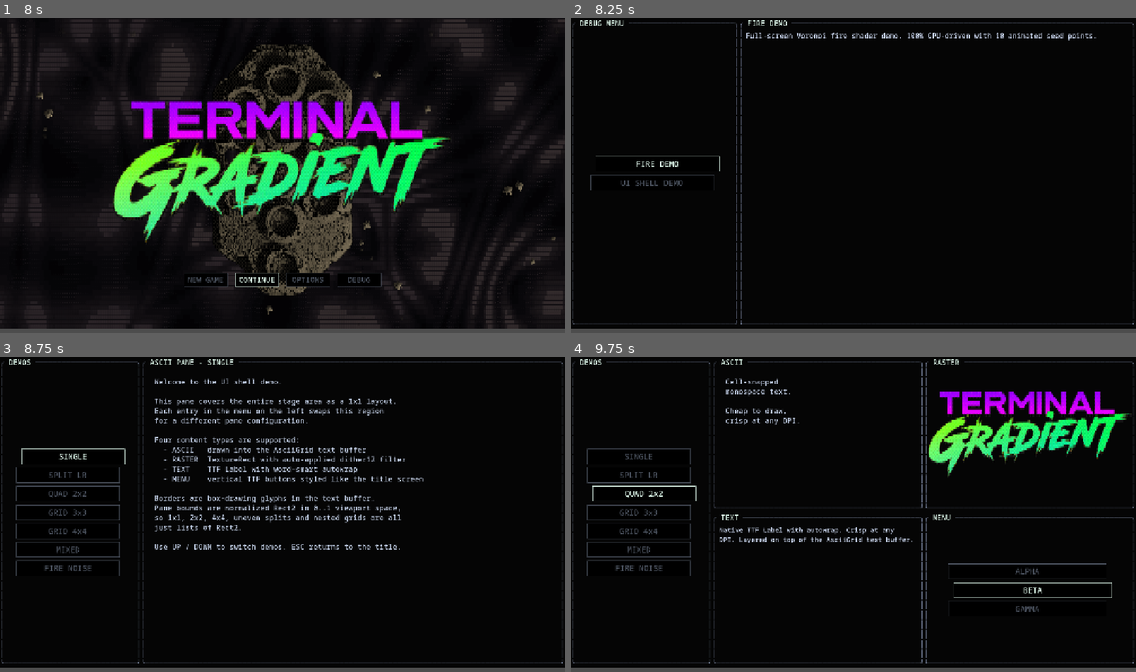
Above: before the commit, frames 1-4 (two rows, left to right).
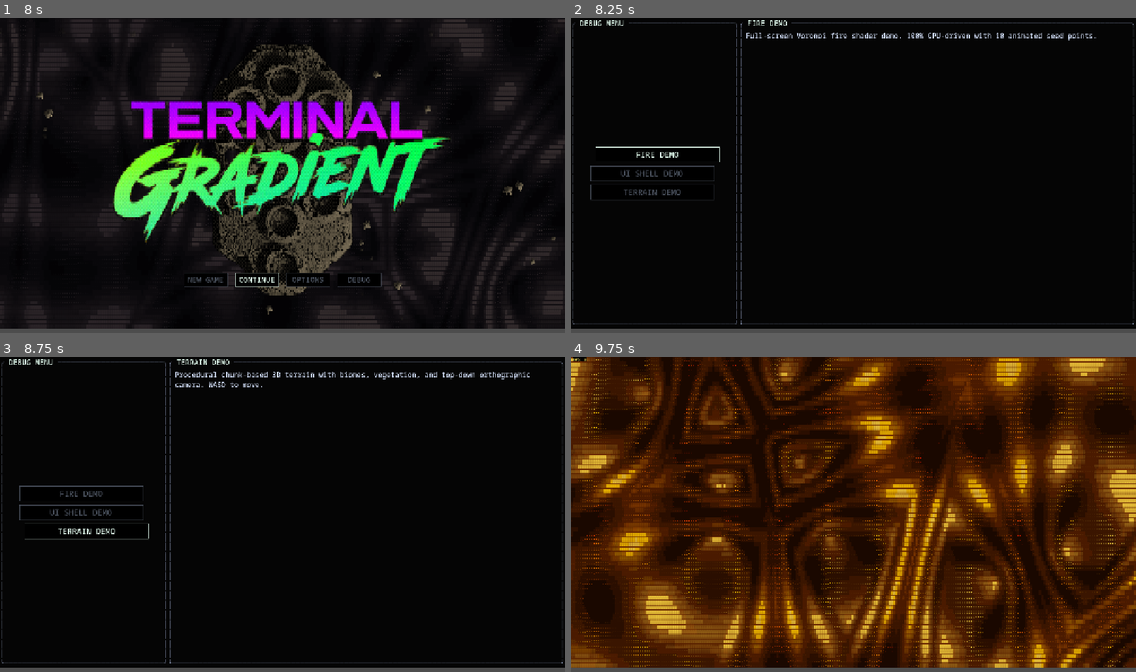
Above: after the commit, the same moments.

Repository: verdictzero/azet
Game: Godot game, scene res://rendering/ascii_grid.tscn
Same seed, same stepped clock (60 frames per second), same inputs: the game is played once before the commit and once after it.
Inputs:
- Up to frame 1 (8 s): hold Right (move_right) 0.53-1.28 s; tap C (character) every 2.25 s from 0.6 to 7.35 s; hold Down (move_down) 1.28-2.03 s; tap Space (interact) at 1.35, 3.6, 5.85 s; hold Right (move_right) 2.03-2.78 s; tap Q (quest_log) at 2.1, 4.35, 6.6 s; hold Up (move_up) 2.78-3.53 s; hold Left (move_left) 3.53-5.03 s; tap Escape (cancel) at 4.15 s; tap M (map) at 4.9 s; hold Down (move_down) 5.03-5.78 s; hold Right (move_right) 5.78-6.53 s; hold Up (move_up) 6.53-7.28 s; hold Right (move_right) from 7.28 s (still down)
- Up to frame 2 (8.25 s): release Right (move_right) at 8.03 s; hold Down (move_down) from 8.03 s (still down); tap Space (interact) at 8.1 s
- Up to frame 3 (8.75 s): keep holding Down (move_down)
- Up to frame 4 (9.75 s): release Down (move_down) at 8.78 s; hold Left (move_left) 8.78-9.53 s; tap Q (quest_log) at 8.85 s; tap Enter at 9.5 s; hold Up (move_up) from 9.53 s (still down); tap C (character) at 9.6 s

Frame 1 is identical in both runs. In frame 2, 0.7% of the frame differs, in the area x 3-27%, y 40-58%; in frame 3, 6.1%; in frame 4, 87%, in the area x 0-100%, y 0-99%.

Commit message:
Add procedural 3D terrain demo to debug menu
- TerrainMesher: non-indexed mesh with explicit normals and UVs
- TerrainPlayer: CharacterBody3D with WASD movement, height snapping
- TerrainDemoScreen: SubViewport-based 3D terrain with biome-colored
  noise textures, vegetation, low-angle directional shadows, raster
  dither post-process, orthographic top-down camera
- Three biomes: grassland, desert, highlands with distinct palettes
- Accessible from debug menu as TERRAIN DEMO entry
- Input bleed fix: clear actions on transition end

Co-Authored-By: Claude Opus 4.6 (1M context) <noreply@anthropic.com>

Diff:
--- a/terminal_gradient/autoloads/game_manager.gd
+++ b/terminal_gradient/autoloads/game_manager.gd
@@ -42,6 +42,7 @@
 	FIRE_DEMO,
 	TITLE_SCREEN,
 	UI_SHELL_DEMO,
+	TERRAIN_DEMO,
 }
 
 var current_state: State = State.PREAMBLE
@@ -78,6 +79,7 @@
 	ui_manager.register_screen(State.TITLE_SCREEN, TitleScreen.new(ascii_grid))
 	ui_manager.register_screen(State.UI_SHELL_DEMO, UIShellDemoScreen.new(ascii_grid))
 	ui_manager.register_screen(State.DEBUG_MENU, DebugMenuScreen.new(ascii_grid))
+	ui_manager.register_screen(State.TERRAIN_DEMO, TerrainDemoScreen.new(ascii_grid))
 
 	# Start at title screen
 	set_state(State.TITLE_SCREEN)
@@ -119,6 +121,7 @@
 		if transition_timer <= 0.0:
 			transition_timer = 0.0
 			_transitioning = false
+			InputMgr.clear_actions()
 			EventBus.transition_completed.emit()
 
 	# Process input (skip during transitions)
@@ -178,6 +181,8 @@
 			set_state(State.DEBUG_MENU)
 		"open_fire_demo":
 			set_state(State.FIRE_DEMO)
+		"open_terrain_demo":
+			set_state(State.TERRAIN_DEMO)
 		"goto_title":
 			set_state(State.TITLE_SCREEN)
 		_:
--- /dev/null
+++ b/terminal_gradient/terrain/terrain_mesher.gd
@@ -0,0 +1,142 @@
+class_name TerrainMesher
+extends RefCounted
+## Static mesh builders for terrain chunks and vegetation.
+
+const CHUNK_SIZE: float = 64.0
+const CHUNK_VERTS: int = 33
+
+
+static func build_chunk_mesh(chunk_x: int, chunk_z: int, noise: FastNoiseLite, height_scale: float) -> ArrayMesh:
+	var st := SurfaceTool.new()
+	st.begin(Mesh.PRIMITIVE_TRIANGLES)
+	var step: float = CHUNK_SIZE / float(CHUNK_VERTS - 1)
+	var ox: float = float(chunk_x) * CHUNK_SIZE
+	var oz: float = float(chunk_z) * CHUNK_SIZE
+	var up := Vector3(0.0, 1.0, 0.0)
+
+	for row in range(CHUNK_VERTS - 1):
+		for col in range(CHUNK_VERTS - 1):
+			var x0: float = ox + float(col) * step
+			var x1: float = x0 + step
+			var z0: float = oz + float(row) * step
+			var z1: float = z0 + step
+
+			var tl := Vector3(x0, noise.get_noise_2d(x0, z0) * height_scale, z0)
+			var tr := Vector3(x1, noise.get_noise_2d(x1, z0) * height_scale, z0)
+			var bl := Vector3(x0, noise.get_noise_2d(x0, z1) * height_scale, z1)
+			var br := Vector3(x1, noise.get_noise_2d(x1, z1) * height_scale, z1)
+
+			# Triangle 1: tl → tr → bl (CCW from above)
+			st.set_normal(up); st.set_uv(Vector2(x0 * 0.02, z0 * 0.02)); st.add_vertex(tl)
+			st.set_normal(up); st.set_uv(Vector2(x1 * 0.02, z0 * 0.02)); st.add_vertex(tr)
+			st.set_normal(up); st.set_uv(Vector2(x0 * 0.02, z1 * 0.02)); st.add_vertex(bl)
+
+			# Triangle 2: tr → br → bl (CCW from above)
+			st.set_normal(up); st.set_uv(Vector2(x1 * 0.02, z0 * 0.02)); st.add_vertex(tr)
+			st.set_normal(up); st.set_uv(Vector2(x1 * 0.02, z1 * 0.02)); st.add_vertex(br)
+			st.set_normal(up); st.set_uv(Vector2(x0 * 0.02, z1 * 0.02)); st.add_vertex(bl)
+
+	return st.commit()
+
+
+# ── Vegetation builders ────────────────────────────
+
+static func build_grass_tuft(rng: RandomNumberGenerator) -> Node3D:
+	var g := Node3D.new()
+	var m: StandardMaterial3D = _vmat(Color("#6aaa50"))
+	m.cull_mode = BaseMaterial3D.CULL_DISABLED
+	for i in range(3):
+		var mi := MeshInstance3D.new()
+		var q := QuadMesh.new(); q.size = Vector2(0.4, 0.6)
+		mi.mesh = q; mi.material_override = m
+		mi.rotation_degrees.y = float(i) * 60.0; mi.position.y = 0.3
+		g.add_child(mi)
+	var s: float = 0.8 + rng.randf() * 0.4
+	g.scale = Vector3(s, s, s)
+	return g
+
+
+static func build_oak_tree(rng: RandomNumberGenerator) -> Node3D:
+	var g := Node3D.new()
+	var trunk_mi := MeshInstance3D.new()
+	var trunk := CylinderMesh.new()
+	trunk.top_radius = 0.3; trunk.bottom_radius = 0.3; trunk.height = 2.5
+	trunk_mi.mesh = trunk; trunk_mi.material_override = _vmat(Color("#5c3d1e"))
+	trunk_mi.position.y = 1.25; g.add_child(trunk_mi)
+	var canopy_mi := MeshInstance3D.new()
+	var canopy := SphereMesh.new(); canopy.radius = 2.0; canopy.height = 4.0
+	canopy_mi.mesh = canopy; canopy_mi.material_override = _vmat(Color("#2d6e1f"))
+	canopy_mi.position.y = 3.5; g.add_child(canopy_mi)
+	var s: float = 0.7 + rng.randf() * 0.6
+	g.scale = Vector3(s, s, s)
+	return g
+
+
+static func build_cactus(rng: RandomNumberGenerator) -> Node3D:
+	var g := Node3D.new()
+	var m: StandardMaterial3D = _vmat(Color("#4f7a3a"))
+	var body_mi := MeshInstance3D.new()
+	var body := CylinderMesh.new()
+	body.top_radius = 0.35; body.bottom_radius = 0.35; body.height = 3.0
+	body_mi.mesh = body; body_mi.material_override = m; body_mi.position.y = 1.5
+	g.add_child(body_mi)
+	for side in [-1.0, 1.0]:
+		var arm_mi := MeshInstance3D.new()
+		var arm := CylinderMesh.new()
+		arm.top_radius = 0.2; arm.bottom_radius = 0.2; arm.height = 1.2
+		arm_mi.mesh = arm; arm_mi.material_override = m
+		arm_mi.position = Vector3(side * 0.5, 2.0, 0.0)
+		arm_mi.rotation_degrees.z = side * -45.0
+		g.add_child(arm_mi)
+	var s: float = 0.8 + rng.randf() * 0.4
+	g.scale = Vector3(s, s, s)
+	return g
+
+
+static func build_dry_shrub(rng: RandomNumberGenerator) -> Node3D:
+	var g := Node3D.new()
+	var mi := MeshInstance3D.new()
+	var sp := SphereMesh.new(); sp.radius = 0.6; sp.height = 1.2
+	mi.mesh = sp; mi.material_override = _vmat(Color("#8a7a45"))
+	mi.position.y = 0.3; mi.scale = Vector3(1.0, 0.6, 1.0)
+	g.add_child(mi)
+	var s: float = 0.7 + rng.randf() * 0.6
+	g.scale = Vector3(s, s, s)
+	return g
+
+
+static func build_pine_tree(rng: RandomNumberGenerator) -> Node3D:
+	var g := Node3D.new()
+	var trunk_mi := MeshInstance3D.new()
+	var trunk := CylinderMesh.new()
+	trunk.top_radius = 0.2; trunk.bottom_radius = 0.25; trunk.height = 3.0
+	trunk_mi.mesh = trunk; trunk_mi.material_override = _vmat(Color("#5c3d1e"))
+	trunk_mi.position.y = 1.5; g.add_child(trunk_mi)
+	var lm: StandardMaterial3D = _vmat(Color("#1a4d1a"))
+	for i in range(3):
+		var cone_mi := MeshInstance3D.new()
+		var cone := CylinderMesh.new()
+		cone.top_radius = 0.0; cone.bottom_radius = 1.8 - float(i) * 0.4; cone.height = 2.0
+		cone_mi.mesh = cone; cone_mi.material_override = lm
+		cone_mi.position.y = 2.5 + float(i) * 1.2; g.add_child(cone_mi)
+	var s: float = 0.7 + rng.randf() * 0.6
+	g.scale = Vector3(s, s, s)
+	return g
+
+
+static func build_alpine_shrub(rng: RandomNumberGenerator) -> Node3D:
+	var g := Node3D.new()
+	var mi := MeshInstance3D.new()
+	var sp := SphereMesh.new(); sp.radius = 0.45; sp.height = 0.9
+	mi.mesh = sp; mi.material_override = _vmat(Color("#5a6e4a"))
+	mi.position.y = 0.25
+	mi.scale = Vector3(1.0 + rng.randf() * 0.3, 0.7 + rng.randf() * 0.3, 1.0 + rng.randf() * 0.3)
+	g.add_child(mi)
+	return g
+
+
+static func _vmat(color: Color) -> StandardMaterial3D:
+	var mat := StandardMaterial3D.new()
+	mat.albedo_color = color
+	mat.shading_mode = BaseMaterial3D.SHADING_MODE_PER_VERTEX
+	return mat
--- /dev/null
+++ b/terminal_gradient/terrain/terrain_player.gd
@@ -0,0 +1,72 @@
+extends CharacterBody3D
+## Terrain demo player. Reads input directly for continuous movement.
+
+var height_noise: FastNoiseLite
+var biome_noise: FastNoiseLite
+var move_speed: float = 10.0
+
+
+func _ready() -> void:
+	_build_mesh()
+
+
+func _physics_process(delta: float) -> void:
+	var mx: float = Input.get_axis("move_left", "move_right")
+	var mz: float = Input.get_axis("move_up", "move_down")
+	var dir := Vector3(mx, 0.0, mz).normalized()
+	velocity.x = dir.x * move_speed
+	velocity.z = dir.z * move_speed
+	velocity.y = 0.0
+	move_and_slide()
+	if height_noise and biome_noise:
+		position.y = _height_at(position.x, position.z) + 0.9
+	if dir.length() > 0.01:
+		var mesh: Node3D = get_node_or_null("PlayerMesh")
+		if mesh:
+			var tb := Basis.looking_at(dir, Vector3.UP)
+			mesh.basis = mesh.basis.slerp(tb, 10.0 * delta)
+
+
+func _height_at(wx: float, wz: float) -> float:
+	var val: float = biome_noise.get_noise_2d(wx, wz)
+	var hs: float = 8.0
+	if val < -0.33: hs = 5.0
+	elif val >= 0.33: hs = 22.0
+	return height_noise.get_noise_2d(wx, wz) * hs
+
+
+func _build_mesh() -> void:
+	var root := Node3D.new()
+	root.name = "PlayerMesh"
+	add_child(root)
+	_box(root, Vector3(0.6, 0.9, 0.3), Vector3(0, 0.85, 0), Color("#3a6fbf"))
+	_box(root, Vector3(0.45, 0.45, 0.45), Vector3(0, 1.55, 0), Color("#f5c07a"))
+	for side in [-1.0, 1.0]:
+		var mi := MeshInstance3D.new()
+		var arm := CylinderMesh.new()
+		arm.top_radius = 0.1; arm.bottom_radius = 0.1; arm.height = 0.7
+		mi.mesh = arm; mi.material_override = _mat(Color("#3a6fbf"))
+		mi.position = Vector3(side * 0.42, 0.9, 0.0)
+		mi.rotation_degrees.z = side * -10.0
+		root.add_child(mi)
+	for side in [-1.0, 1.0]:
+		var mi := MeshInstance3D.new()
+		var leg := CylinderMesh.new()
+		leg.top_radius = 0.12; leg.bottom_radius = 0.12; leg.height = 0.75
+		mi.mesh = leg; mi.material_override = _mat(Color("#2a2a4a"))
+		mi.position = Vector3(side * 0.18, 0.25, 0.0)
+		root.add_child(mi)
+
+
+func _box(parent: Node3D, size: Vector3, pos: Vector3, color: Color) -> void:
+	var mi := MeshInstance3D.new()
+	var b := BoxMesh.new(); b.size = size
+	mi.mesh = b; mi.material_override = _mat(color); mi.position = pos
+	parent.add_child(mi)
+
+
+func _mat(color: Color) -> StandardMaterial3D:
+	var m := StandardMaterial3D.new()
+	m.albedo_color = color
+	m.shading_mode = BaseMaterial3D.SHADING_MODE_PER_VERTEX
+	return m
--- a/terminal_gradient/ui/screens/debug_menu_screen.gd
+++ b/terminal_gradient/ui/screens/debug_menu_screen.gd
@@ -4,16 +4,17 @@
 ## Stub items that have no screen yet trigger a violent shake + red flash.
 
 const MENU_ITEMS: Array[String] = [
-	"FIRE DEMO", "UI SHELL DEMO",
+	"FIRE DEMO", "UI SHELL DEMO", "TERRAIN DEMO",
 ]
 
 const MENU_ACTIONS: Array[String] = [
-	"open_fire_demo", "ui_shell_demo",
+	"open_fire_demo", "ui_shell_demo", "open_terrain_demo",
 ]
 
 const MENU_DESCRIPTIONS: Array[String] = [
 	"Full-screen Voronoi fire shader demo. 100% GPU-driven with 10 animated seed points.",
 	"UIShell pane layout demo. Exercises every content type: ASCII, raster, text, menu, fire.",
+	"Procedural chunk-based 3D terrain with biomes, vegetation, and top-down orthographic camera. WASD to move.",
 ]
 
 var _shell: UIShell
--- /dev/null
+++ b/terminal_gradient/ui/screens/terrain_demo_screen.gd
@@ -0,0 +1,305 @@
+class_name TerrainDemoScreen
+extends BaseScreen
+## Procedural chunk-based 3D terrain rendered inside a SubViewport.
+## Displays as a fullscreen texture over the AsciiGrid.
+
+const CHUNK_SIZE: float = 64.0
+const RENDER_DISTANCE: int = 3
+const CAM_LERP: float = 0.1
+const ORTHO_SIZE: float = 80.0
+
+enum Biome { GRASSLAND, DESERT, HIGHLANDS }
+
+const BIOME_CONFIG := {
+	Biome.GRASSLAND: {"color_a": Color("#3a6630"), "color_b": Color("#5a9848"), "color_peak": Color("#7ac060"), "height_scale": 8.0, "plants": ["grass_tuft", "oak_tree"], "density": 25},
+	Biome.DESERT:    {"color_a": Color("#b89850"), "color_b": Color("#8a7040"), "color_peak": Color("#d8c890"), "height_scale": 5.0, "plants": ["cactus", "dry_shrub"], "density": 15},
+	Biome.HIGHLANDS: {"color_a": Color("#585850"), "color_b": Color("#484038"), "color_peak": Color("#908878"), "height_scale": 22.0, "plants": ["pine_tree", "alpine_shrub"], "density": 18},
+}
+
+const PaneRasterShader: Shader = preload("res://assets/shaders/pane_raster.gdshader")
+
+var _biome_textures: Dictionary = {}
+
+var _viewport: SubViewport
+var _texture_rect: TextureRect
+var _camera: Camera3D
+var _player: CharacterBody3D
+var _chunk_container: Node3D
+var _active_chunks: Dictionary = {}
+var _height_noise: FastNoiseLite
+var _biome_noise: FastNoiseLite
+var _hud_label: Label
+
+
+func _init(ascii_grid: AsciiGrid) -> void:
+	super._init(ascii_grid)
+	_height_noise = FastNoiseLite.new()
+	_height_noise.seed = 42
+	_height_noise.fractal_type = FastNoiseLite.FRACTAL_FBM
+	_height_noise.fractal_octaves = 4
+	_height_noise.frequency = 0.004
+	_height_noise.fractal_gain = 0.5
+	_biome_noise = FastNoiseLite.new()
+	_biome_noise.seed = 42
+	_biome_noise.fractal_type = FastNoiseLite.FRACTAL_NONE
+	_biome_noise.frequency = 0.0015
+	# Bake per-biome noise textures synchronously (guaranteed ready)
+	for biome in Biome.values():
+		_biome_textures[biome] = _bake_biome_texture(BIOME_CONFIG[biome])
+
+
+func on_enter(context: Dictionary = {}) -> void:
+	super.on_enter(context)
+	_build_world()
+
+
+func on_exit() -> void:
+	_cleanup()
+	super.on_exit()
+
+
+func handle_input(action: String) -> void:
+	if action == "cancel":
+		request_action("goto_debug_menu")
+
+
+func draw(cols: int, rows: int) -> void:
+	grid.fill_region(0, 0, cols, rows, " ", Color.BLACK, Color.BLACK)
+	_update_chunks()
+	_update_camera()
+	if _player and _hud_label:
+		var px: float = _player.global_position.x
+		var pz: float = _player.global_position.z
+		var cx: int = int(floor(px / CHUNK_SIZE))
+		var cz: int = int(floor(pz / CHUNK_SIZE))
+		_hud_label.text = "Chunk (%d,%d)  %s  %d chunks  [ESC] Back" % [
+			cx, cz, Biome.keys()[_get_biome(px, pz)], _active_chunks.size()]
+
+
+# ── World setup ────────────────────────────────────
+
+func _build_world() -> void:
+	var full_w: int = grid.cols * grid.cell_width
+	var full_h: int = grid.rows * grid.cell_height
+	# Render at half resolution for the chunky pixel look
+	_viewport = SubViewport.new()
+	_viewport.render_target_update_mode = SubViewport.UPDATE_ALWAYS
+	_viewport.handle_input_locally = false
+	_viewport.transparent_bg = false
+	_viewport.size = Vector2i(full_w / 2, full_h / 2)
+	grid.add_child(_viewport)
+
+	var scene := Node3D.new()
+	scene.name = "TerrainScene"
+	_viewport.add_child(scene)
+
+	var world_env := WorldEnvironment.new()
+	var env := Environment.new()
+	env.ambient_light_color = Color("#888888")
+	env.ambient_light_energy = 0.7
+	env.background_mode = Environment.BG_COLOR
+	env.background_color = Color("#1a1a2e")
+	world_env.environment = env
+	scene.add_child(world_env)
+
+	# Low sun for long shadows
+	var light := DirectionalLight3D.new()
+	light.rotation_degrees = Vector3(-20, 45, 0)
+	light.light_energy = 1.3
+	light.light_color = Color("#fff4e0")
+	light.shadow_enabled = true
+	light.directional_shadow_mode = DirectionalLight3D.SHADOW_ORTHOGONAL
+	light.directional_shadow_max_distance = 120.0
+	light.shadow_bias = 0.15
+	light.shadow_normal_bias = 2.0
+	scene.add_child(light)
+
+	_chunk_container = Node3D.new()
+	_chunk_container.name = "Chunks"
+	scene.add_child(_chunk_container)
+
+	# Player
+	_player = CharacterBody3D.new()
+	_player.name = "Player"
+	_player.set_script(preload("res://terrain/terrain_player.gd"))
+	var col := CollisionShape3D.new()
+	var cap := CapsuleShape3D.new()
+	cap.radius = 0.4; cap.height = 1.8
+	col.shape = cap
+	_player.add_child(col)
+	scene.add_child(_player)
+	_player.height_noise = _height_noise
+	_player.biome_noise = _biome_noise
+
+	# Camera
+	_camera = Camera3D.new()
+	_camera.projection = Camera3D.PROJECTION_ORTHOGONAL
+	_camera.size = ORTHO_SIZE
+	_camera.near = 1.0; _camera.far = 200.0
+	_camera.current = true
+	scene.add_child(_camera)
+
+	# Viewport texture display with raster dither shader
+	_texture_rect = TextureRect.new()
+	_texture_rect.texture = _viewport.get_texture()
+	_texture_rect.texture_filter = CanvasItem.TEXTURE_FILTER_NEAREST
+	_texture_rect.position = Vector2.ZERO
+	_texture_rect.size = Vector2(full_w, full_h)
+	_texture_rect.stretch_mode = TextureRect.STRETCH_SCALE
+	_texture_rect.mouse_filter = Control.MOUSE_FILTER_IGNORE
+	var raster_mat := ShaderMaterial.new()
+	raster_mat.shader = PaneRasterShader
+	raster_mat.set_shader_parameter("rect_size_px", Vector2(full_w, full_h))
+	var block_w: int = maxi(1, grid.g_cell_width / 2)
+	var block_h: int = block_w * 2
+	raster_mat.set_shader_parameter("block_size", Vector2(float(block_w), float(block_h)))
+	_texture_rect.material = raster_mat
+	grid.add_child(_texture_rect)
+
+	# HUD overlay
+	_hud_label = Label.new()
+	_hud_label.position = Vector2(10, 10)
+	_hud_label.add_theme_font_size_override("font_size", 14)
+	_hud_label.add_theme_color_override("font_color", Color.WHITE)
+	var bg := StyleBoxFlat.new()
+	bg.bg_color = Color(0, 0, 0, 0.6)
+	bg.content_margin_left = 6.0; bg.content_margin_right = 6.0
+	bg.content_margin_top = 2.0; bg.content_margin_bottom = 2.0
+	_hud_label.add_theme_stylebox_override("normal", bg)
+	grid.add_child(_hud_label)
+
+
+func _cleanup() -> void:
+	for chunk in _active_chunks.values():
+		chunk.queue_free()
+	_active_chunks.clear()
+	if _hud_label: _hud_label.queue_free(); _hud_label = null
+	if _texture_rect: _texture_rect.queue_free(); _texture_rect = null
+	if _viewport: _viewport.queue_free(); _viewport = null
+	_player = null; _camera = null; _chunk_container = null
+
+
+# ── Chunk management ───────────────────────────────
+
+func _update_chunks() -> void:
+	if _player == null:
+		return
+	var px: float = _player.global_position.x
+	var pz: float = _player.global_position.z
+	var ccx: int = int(floor(px / CHUNK_SIZE))
+	var ccz: int = int(floor(pz / CHUNK_SIZE))
+
+	var desired: Dictionary = {}
+	for dx in range(-RENDER_DISTANCE, RENDER_DISTANCE + 1):
+		for dz in range(-RENDER_DISTANCE, RENDER_DISTANCE + 1):
+			desired[Vector2i(ccx + dx, ccz + dz)] = true
+
+	for key: Vector2i in desired:
+		if not _active_chunks.has(key):
+			_load_chunk(key)
+
+	var stale: Array[Vector2i] = []
+	for key: Vector2i in _active_chunks:
+		if not desired.has(key):
+			stale.append(key)
+	for key in stale:
+		_active_chunks[key].queue_free()
+		_active_chunks.erase(key)
+
+
+func _load_chunk(key: Vector2i) -> void:
+	var cx: float = (float(key.x) + 0.5) * CHUNK_SIZE
+	var cz: float = (float(key.y) + 0.5) * CHUNK_SIZE
+	var biome: Biome = _get_biome(cx, cz)
+	var config: Dictionary = BIOME_CONFIG[biome]
+
+	var chunk := Node3D.new()
+
+	var mesh: ArrayMesh = TerrainMesher.build_chunk_mesh(key.x, key.y, _height_noise, config.height_scale)
+	var mi := MeshInstance3D.new()
+	mi.mesh = mesh
+	var mat := StandardMaterial3D.new()
+	mat.albedo_color = config.color_a
+	mat.cull_mode = BaseMaterial3D.CULL_DISABLED
+	if _biome_textures.has(biome) and _biome_textures[biome] != null:
+		mat.albedo_texture = _biome_textures[biome]
+	mi.material_override = mat
+	mi.cast_shadow = GeometryInstance3D.SHADOW_CASTING_SETTING_ON
+	chunk.add_child(mi)
+
+	_spawn_vegetation(chunk, key.x, key.y, config)
+	_chunk_container.add_child(chunk)
+	_active_chunks[key] = chunk
+
+
+func _spawn_vegetation(parent: Node3D, cx: int, cz: int, config: Dictionary) -> void:
+	var rng := RandomNumberGenerator.new()
+	rng.seed = cx * 100003 + cz
+	var plants: Array = config.plants
+	for i in range(config.density):
+		var wx: float = float(cx) * CHUNK_SIZE + rng.randf() * CHUNK_SIZE
+		var wz: float = float(cz) * CHUNK_SIZE + rng.randf() * CHUNK_SIZE
+		var y: float = _height_at(wx, wz)
+		var plant: Node3D = _build_plant(plants[rng.randi() % plants.size()], rng)
+		plant.position = Vector3(wx, y, wz)
+		parent.add_child(plant)
+
+
+func _build_plant(t: String, rng: RandomNumberGenerator) -> Node3D:
+	match t:
+		"grass_tuft":   return TerrainMesher.build_grass_tuft(rng)
+		"oak_tree":     return TerrainMesher.build_oak_tree(rng)
+		"cactus":       return TerrainMesher.build_cactus(rng)
+		"dry_shrub":    return TerrainMesher.build_dry_shrub(rng)
+		"pine_tree":    return TerrainMesher.build_pine_tree(rng)
+		"alpine_shrub": return TerrainMesher.build_alpine_shrub(rng)
+	return Node3D.new()
+
+
+# ── Helpers ────────────────────────────────────────
+
+func _bake_biome_texture(config: Dictionary) -> ImageTexture:
+	## Generate a colored noise texture synchronously for one biome.
+	var coarse := FastNoiseLite.new()
+	coarse.seed = 7
+	coarse.frequency = 0.3
+	coarse.fractal_type = FastNoiseLite.FRACTAL_FBM
+	coarse.fractal_octaves = 3
+	var fine := FastNoiseLite.new()
+	fine.seed = 13
+	fine.frequency = 1.5
+	fine.fractal_type = FastNoiseLite.FRACTAL_FBM
+	fine.fractal_octaves = 2
+	var sz: int = 256
+	var img := Image.create(sz, sz, false, Image.FORMAT_RGB8)
+	var ca: Color = config.color_a
+	var cb: Color = config.color_b
+	for y in range(sz):
+		for x in range(sz):
+			var nc: float = (coarse.get_noise_2d(float(x), float(y)) + 1.0) * 0.5
+			var nf: float = (fine.get_noise_2d(float(x), float(y)) + 1.0) * 0.5
+			var c: Color = ca.lerp(cb, nc)
+			var br: float = 0.85 + nf * 0.3
+			img.set_pixel(x, y, Color(c.r * br, c.g * br, c.b * br))
+	img.generate_mipmaps()
+	return ImageTexture.create_from_image(img)
+
+
+func _get_biome(wx: float, wz: float) -> Biome:
+	var val: float = _biome_noise.get_noise_2d(wx, wz)
+	if val < -0.33: return Biome.DESERT
+	elif val < 0.33: return Biome.GRASSLAND
+	else: return Biome.HIGHLANDS
+
+
+func _height_at(wx: float, wz: float) -> float:
+	var config: Dictionary = BIOME_CONFIG[_get_biome(wx, wz)]
+	return _height_noise.get_noise_2d(wx, wz) * config.height_scale
+
+
+func _update_camera() -> void:
+	if _camera == null or _player == null:
+		return
+	var tp: Vector3 = _player.global_position + Vector3(0.0, 80.0, 0.0)
+	_camera.global_position = _camera.global_position.lerp(tp, CAM_LERP)
+	_camera.rotation_degrees = Vector3(-90, 0, 0)
Not shown, added: terminal_gradient/terrain/terrain_mesher.gd.uid
Not shown, added: terminal_gradient/terrain/terrain_player.gd.uid
Not shown, added: terminal_gradient/ui/screens/terrain_demo_screen.gd.uid
